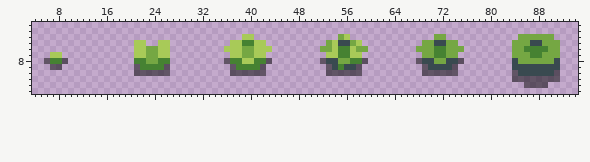
Edited in one commit: sprite sheet (static/textures/crop1.png). The picture above was drawn from the file before the commit.
The file is 96x16 pixels. Shown: x 4..94, y 2..13.
Once edited:
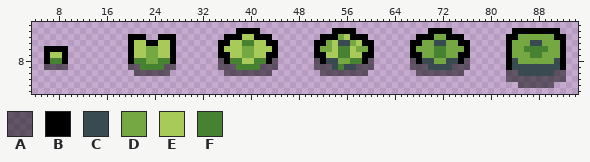
Palette (. is transparent): A #00000080  B #000000  C #394a50  D #75a743  E #a8ca58  F #468232
Edits made:
The author put colour A in row 8 at x 35, 44, 51, 60, 67 and 76; in row 9 at x 6, 9, 20, 27, 35 to 36, 43 to 44, 51 to 52, 59 to 60, 67 to 68 and 75 to 76; in row 10 at x 36, 43, 52, 59, 68, 75, 83 and 92; in row 11 at x 83 and 92; in row 12 at x 85 and 90.
The author put colour B in row 3 at x 38 to 41, 54 to 57, 70 to 73 and 84 to 91; in row 4 at x 20 to 22, 25 to 27, 36 to 38, 41 to 43, 52 to 54, 57 to 59, 68 to 70, 73 to 75, 83 to 84 and 91 to 92; in row 5 at x 20, 23 to 24, 27, 35 to 36, 43 to 44, 51 to 52, 59 to 60, 67 to 68, 75 to 76, 83 and 92; in row 6 at x 6 to 9, 20, 27, 35, 44, 51, 60, 67, 76, 83 and 92; in row 7 at x 6, 9, 20, 27, 35 to 36, 43 to 44, 51 to 52, 59 to 60, 67 to 68, 75 to 76, 83 and 92; in row 8 at x 20, 27, 83 and 92.
The author put colour B in row 9 at x 83 and 92.
Colour A becomes colour B in row 8 at x 6, 9, 36, 43, 52, 59, 68 and 75.
